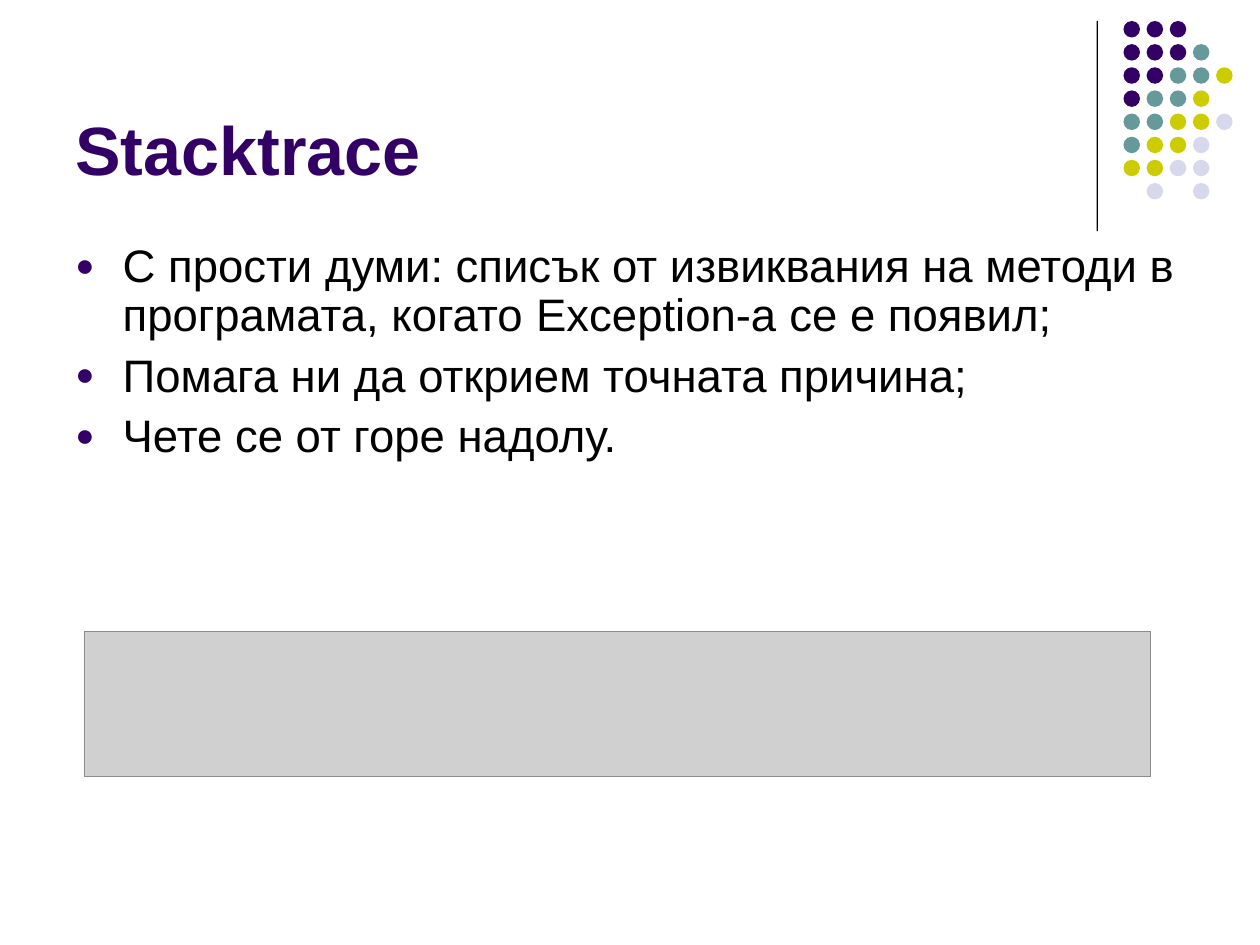
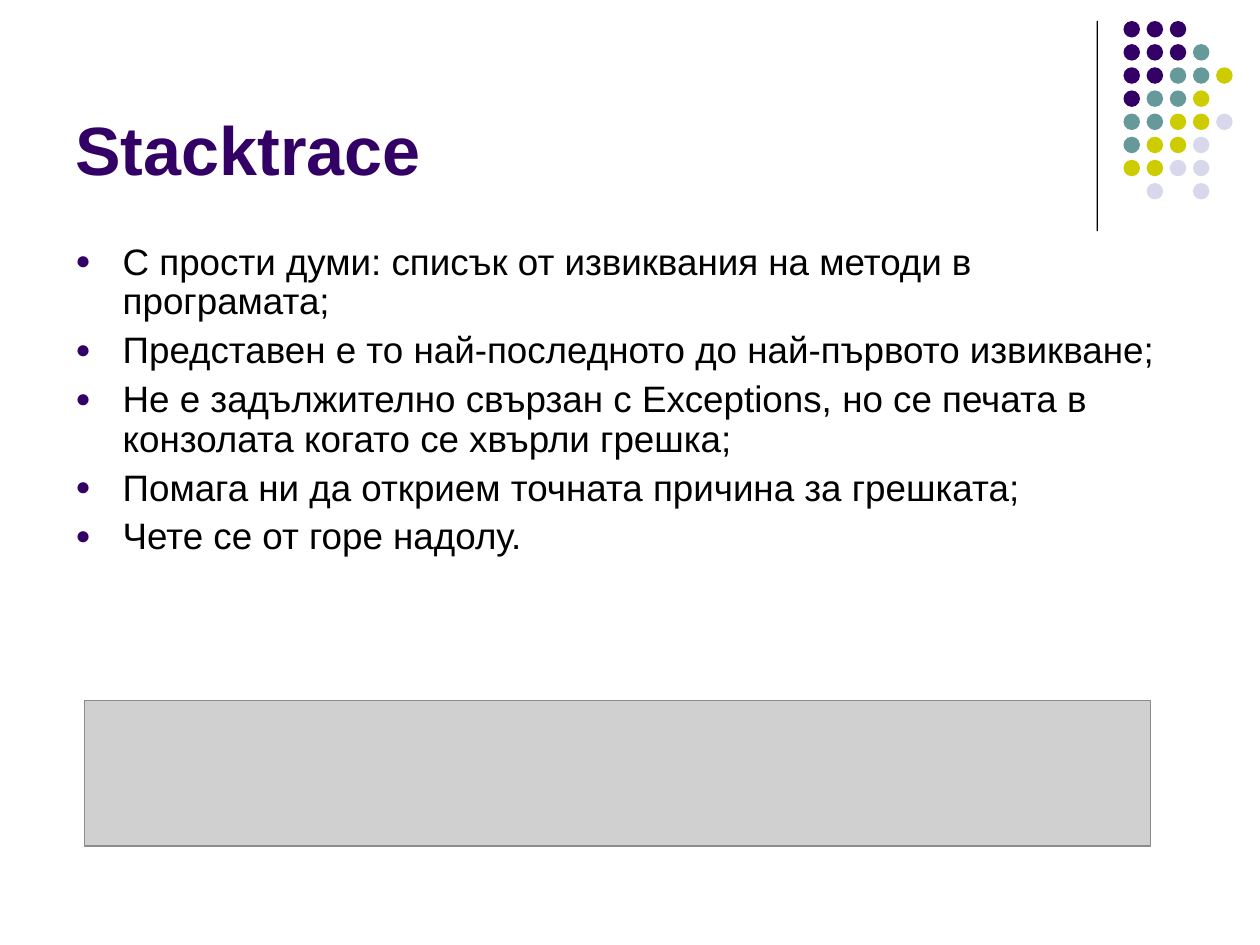
Before and after one commit to ivorusev/startup-factory-java-course, a slide deck: slide 4 of 3-Exceptions.ppt. Drawn at 1260x945 pixels with LibreOffice and Linux fonts; fonts in the diff are those of the drawing; grey boxes stand for pictures. Boxes give left, top, right and bottom in pixels: in the first picture for what was removed or moved away, otherwise in the second. Text is boxed around its words. In the diff, an @@ line names an element or a change of style, - is before the commit and + after.

Commit message:
some more slides for exceptions

```diff
--- a/3-Exceptions.ppt
+++ b/3-Exceptions.ppt
@@ text at (123,249,1154,508): text changed; size 26 to 21 pt @@
-● С прости думи: списък от извиквания на методи в програмата, когато Exception-a се е появил;
-● Помага ни да открием точната причина;
+● С прости думи: списък от извиквания на методи в програмата;
+● Представен е то най-последното до най-първото извикване;
+● Не е задължително свързан с Exceptions, но се печата в конзолата когато се хвърли грешка;
+● Помага ни да открием точната причина за грешката;
@@ text at (123,523,521,557): size 26 to 21 pt in "Чете се от горе надолу."; less space between paragraphs @@
@@ picture: place and size @@
-picture at (84,631,1152,776)
+picture at (84,701,1152,845)
```
Also in this commit, not shown: 9 slides added, 1 slide removed.
